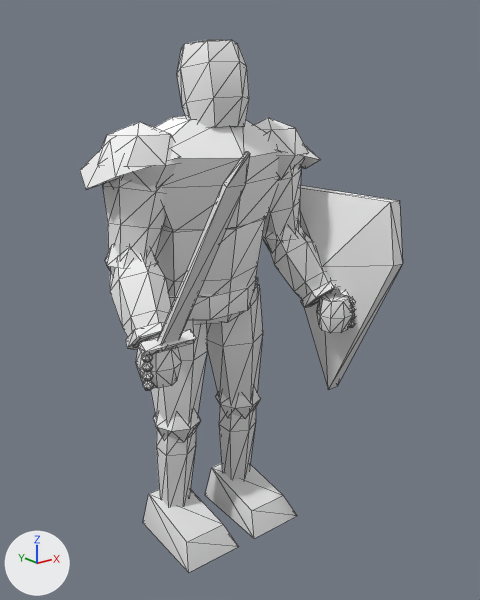
What one commit did to the glTF model client/public/assets/models/swordsman.glb.
The view is the same before and after, from a camera (50 mm lens) standing at (-1.312, -1.843, 1.58) and looking at (-0.043, -0.256, 0.945). Every picture has the same lights, and +X, +Y and +Z are marked at lower left. The first picture is the older version. Mesh edges are drawn as thin lines. Vertices at exactly the same position are counted once.

Objects in the first picture: 'swordsman'.
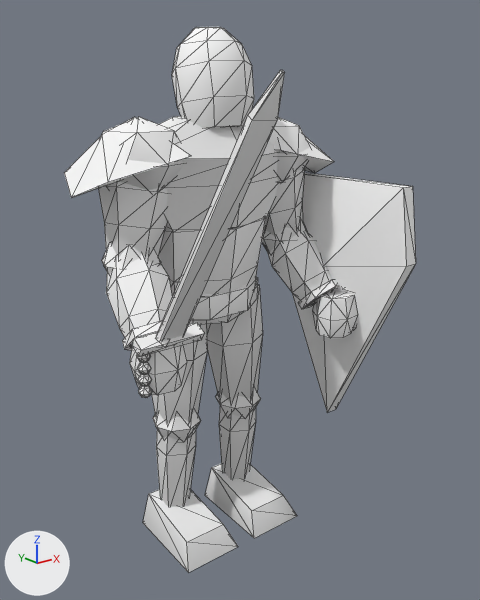
Boxes [x1, y1, x2, y2] around the edits, measured in the pictures (480 x 600 px; the box of a moved part takes in the faces that stretch with it):
'swordsman', reshaped (9% wider)
    before: [80, 40, 403, 573]
    after: [64, 27, 416, 573]
part 1 of me_swordsman, moved or reshaped
    before: [254, 118, 308, 179]
    after: [269, 117, 310, 183]
part 2 of me_swordsman, moved or reshaped
    before: [263, 166, 301, 236]
    after: [264, 168, 305, 236]
part 3 of me_swordsman, moved or reshaped
    before: [98, 122, 178, 187]
    after: [102, 117, 184, 190]
part 4 of me_swordsman, moved or reshaped
    before: [102, 178, 165, 258]
    after: [98, 182, 168, 258]
part 5 of me_swordsman, moved or reshaped
    before: [136, 347, 182, 388]
    after: [130, 345, 187, 395]
part 6 of me_swordsman, moved or reshaped
    before: [143, 380, 154, 390]
    after: [138, 385, 152, 398]
part 7 of me_swordsman, moved or reshaped
    before: [142, 371, 153, 381]
    after: [138, 374, 152, 386]
part 8 of me_swordsman, moved or reshaped
    before: [142, 362, 153, 372]
    after: [137, 362, 151, 374]
part 9 of me_swordsman, moved or reshaped
    before: [141, 355, 153, 363]
    after: [137, 354, 151, 363]
part 10 of me_swordsman, moved or reshaped
    before: [317, 293, 353, 333]
    after: [313, 291, 358, 338]
part 11 of me_swordsman, moved or reshaped (not visible afterwards)
    before: [339, 291, 350, 297]
part 12 of me_swordsman, moved or reshaped
    before: [276, 145, 321, 169]
    after: [274, 136, 334, 173]
part 13 of me_swordsman, moved or reshaped
    before: [80, 139, 181, 190]
    after: [64, 117, 192, 198]
part 14 of me_swordsman, moved or reshaped
    before: [138, 330, 196, 356]
    after: [132, 323, 205, 357]
part 15 of me_swordsman, moved or reshaped
    before: [300, 186, 403, 389]
    after: [292, 172, 416, 413]
part 16 of me_swordsman, moved or reshaped
    before: [105, 40, 338, 350]
    after: [102, 27, 339, 350]
part 17 of me_swordsman, edited (looks the same)
    both: [128, 116, 346, 573]

The change, as a list of edits to the scene's bpy script:
```text
Change me_swordsman:
    used by ob_swordsman; location = (0.0, 0.0, 0.0)
    remove me_swordsman.from_pydata(...)  # 690 vertices, 1224 faces; spans x -0.45..0.49, y -0.69..0.17, z 0.0..1.73
    add me_swordsman.from_pydata(...)  # 690 vertices, 1224 faces; spans x -0.49..0.49, y -0.8..0.17, z 0.0..1.77
    me_swordsman part 1: the loose piece of 20 vertices spanning x 0.11..0.4, y -0.18..0.1, z 1.26..1.49 is scaled about its middle by 1.12
    me_swordsman part 2: the loose piece of 24 vertices spanning x 0.17..0.38, y -0.15..0.06, z 1.06..1.39 is scaled about its middle by (1.11, 1.12, 1)
    me_swordsman part 3: the loose piece of 20 vertices spanning x -0.4..-0.11, y -0.18..0.1, z 1.26..1.49 is scaled about its middle by 1.12
    me_swordsman part 4: the loose piece of 24 vertices spanning x -0.38..-0.17, y -0.15..0.06, z 1.06..1.39 is scaled about its middle by (1.11, 1.12, 1)
    me_swordsman part 5: the loose piece of 24 vertices spanning x -0.44..-0.31, y -0.35..-0.21, z 0.76..0.88 is scaled about its middle by 1.25
    me_swordsman part 6: the loose piece of 20 vertices spanning x -0.44..-0.41, y -0.33..-0.3, z 0.76..0.8 is moved by (-0.02, -0.01, -0.01)
    me_swordsman part 7: the loose piece of 20 vertices spanning x -0.44..-0.41, y -0.33..-0.3, z 0.79..0.82 is moved by (-0.02, -0.01, 0.0)
    me_swordsman part 8: the loose piece of 20 vertices spanning x -0.44..-0.41, y -0.33..-0.3, z 0.82..0.85 is moved by (-0.02, -0.01, 0.0)
    me_swordsman part 9: the loose piece of 20 vertices spanning x -0.44..-0.41, y -0.33..-0.3, z 0.85..0.88 is moved by (-0.02, -0.01, 0.01)
    me_swordsman part 10: the loose piece of 24 vertices spanning x 0.31..0.44, y -0.35..-0.21, z 0.76..0.88 is scaled about its middle by 1.25
    me_swordsman part 11: the loose piece of 5 vertices spanning x 0.38..0.44, y -0.32..-0.25, z 0.88..0.9 is moved by (0.01, 0.0, 0.02)
    me_swordsman part 12: the loose piece of 8 vertices spanning x 0.18..0.44, y -0.16..0.09, z 1.31..1.48 is scaled about its middle by 1.25, then moved by (0.01, 0.0, 0.0)
    me_swordsman part 13: the loose piece of 8 vertices spanning x -0.44..-0.18, y -0.16..0.09, z 1.31..1.48 is scaled about its middle by 1.25, then moved by (-0.01, 0.0, 0.0)
    me_swordsman part 14: the loose piece of 8 vertices spanning x -0.45..-0.28, y -0.35..-0.31, z 0.88..0.92 is scaled about its middle by (1.25, 1.24, 1.33), then moved by (0.0, -0.01, 0.01)
    me_swordsman part 15: the loose piece of 11 vertices spanning x 0.38..0.49, y -0.48..0.06, z 0.47..1.23 is scaled about its middle by (0.999, 1.2, 1.2), then moved by (0.0, 0.0, -0.02)
    me_swordsman part 16: 167 of 690 vertices moved; they spanned x -0.42..0.42, y -0.69..0.07, z 0.72..1.73 and now span x -0.43..0.43, y -0.8..0.07, z 0.7..1.77; mean shift (0.0, 0.0, 0.01); largest move (-0.37, -0.68, 1.45) -> (-0.37, -0.79, 1.62)
    me_swordsman part 17: 1059 kept faces spanning x -0.49..0.49, y -0.8..0.17, z 0.0..1.73 get new vertex colours
    other edits to the shape of me_swordsman do not show in these pictures
```
